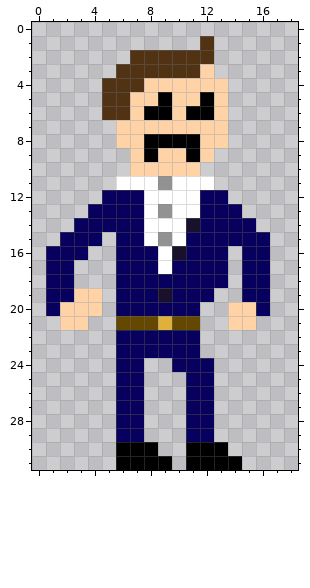
Pixel-art sprite -- Assets/Sprites/char1.png. Above, as it was before the edit.
The file is 19x32 pixels.
The result:
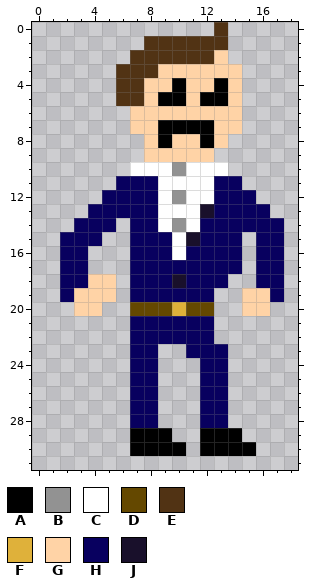
Palette (. is transparent): A #000000  B #929292  C #ffffff  D #644800  E #513314  F #dfb13a  G #ffd3a6  H #08005f  J #19102b
Difference:
@@ x 0..18 @@
- 0 ...................
- 1 ............E......
- 2 .......EEEEEE......
- 3 ......EEEEEEG......
- 4 .....EEEGGGGGG.....
- 5 .....EEGGAGGAG.....
- 6 .....EEGAAGAAG.....
- 7 ......GGGGGGGG.....
- 8 ......GGAAAAGG.....
- 9 .......GAGGAG......
-10 .......GGGGG.......
-11 ......CCCBCCC......
-12 .....HHHCCCCHH.....
-13 ....HHHHCBCCHHH....
-14 ...HHHHHCCCJHHHH...
-15 ..HHH.HHCBCHHHHHH..
-16 .HHH..HHHCJHHH.HH..
-17 .HH...HHHCHHHH.HH..
-18 .HH...HHHHHHHH.HH..
-19 .HHGG.HHHJHHH..HH..
-20 .HGGG.HHHHHH..GGH..
-21 ..GG..DDDFDD..GG...
-22 ......HHHHHH.......
-23 ......HHHHHH.......
-24 ......HH..HHH......
-25 ......HH...HH......
-26 ......HH...HH......
-27 ......HH...HH......
-28 ......HH...HH......
-29 ......HH...HH......
-30 ......AAA..AAA.....
-31 ......AAAA.AAAA....
+ 0 .............E.....
+ 1 ........EEEEEE.....
+ 2 .......EEEEEEG.....
+ 3 ......EEEGGGGGG....
+ 4 ......EEGGAGGAG....
+ 5 ......EEGAAGAAG....
+ 6 .......GGGGGGGG....
+ 7 .......GGAAAAGG....
+ 8 ........GAGGAG.....
+ 9 ........GGGGG......
+10 .......CCCBCCC.....
+11 ......HHHCCCCHH....
+12 .....HHHHCBCCHHH...
+13 ....HHHHHCCCJHHHH..
+14 ...HHH.HHCBCHHHHHH.
+15 ..HHH..HHHCJHHH.HH.
+16 ..HH...HHHCHHHH.HH.
+17 ..HH...HHHHHHHH.HH.
+18 ..HHGG.HHHJHHH..HH.
+19 ..HGGG.HHHHHH..GGH.
+20 ...GG..DDDFDD..GG..
+21 .......HHHHHH......
+22 .......HHHHHH......
+23 .......HH..HHH.....
+24 .......HH...HH.....
+25 .......HH...HH.....
+26 .......HH...HH.....
+27 .......HH...HH.....
+28 .......HH...HH.....
+29 .......AAA..AAA....
+30 .......AAAA.AAAA...
+31 ...................
Where, in picture pixels (left, top, right, bottom), the same in both pictures:
changed: (46, 22, 284, 470)
